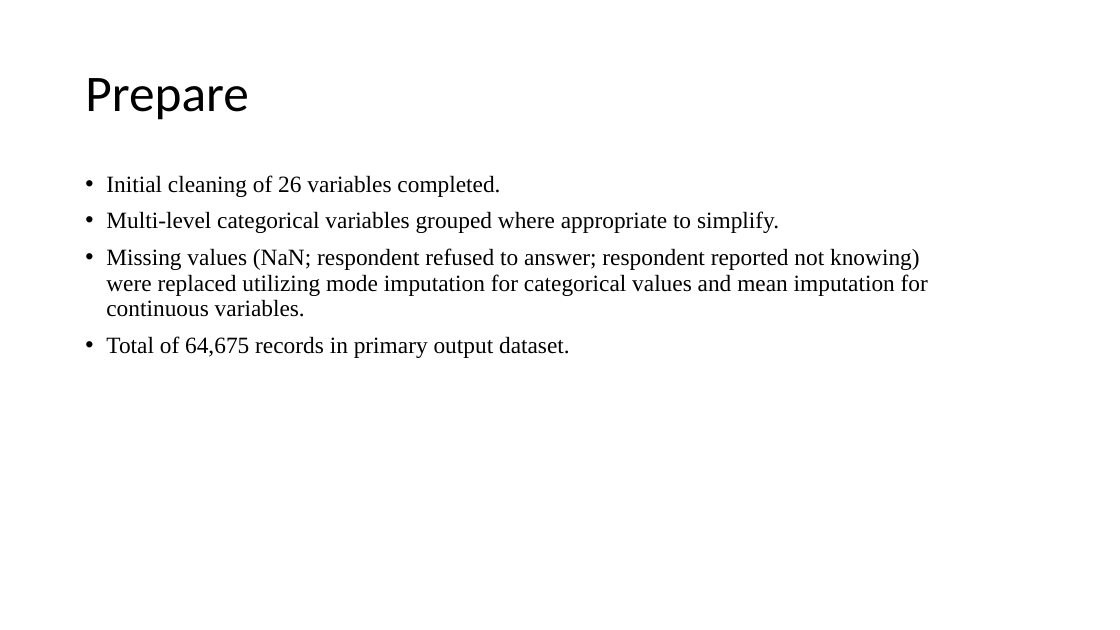
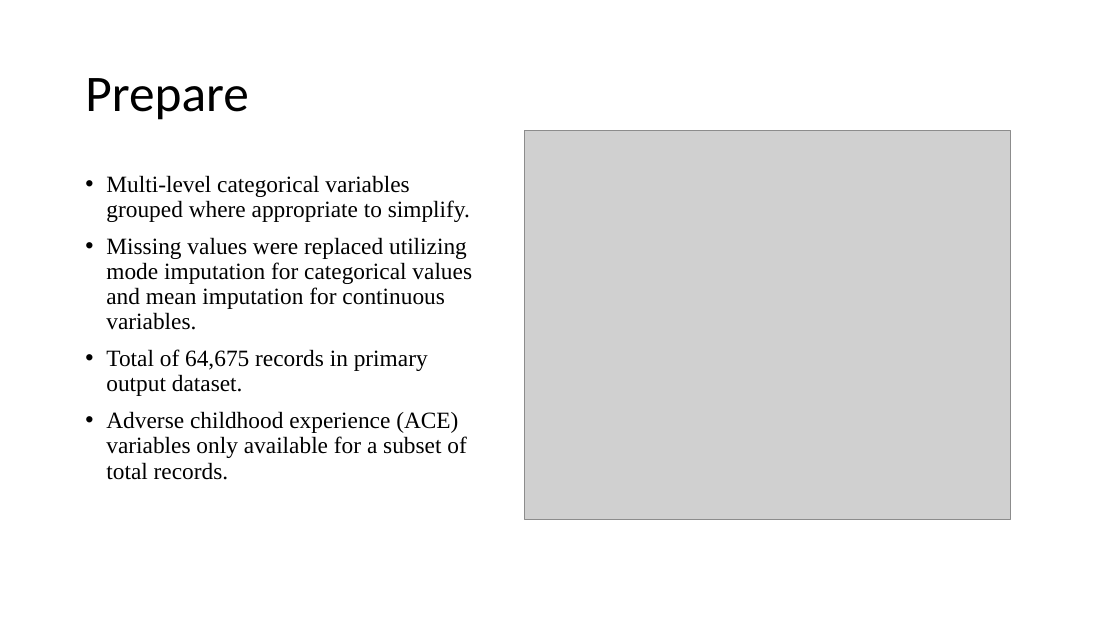
Before and after one commit to jfisher43/ana500, a slide deck: slide 6 of FisherJ_ANA500_Micro-Project_template.pptx (slide 5 before the commit). Drawn at 1120x630 pixels with LibreOffice and Linux fonts; fonts in the diff are those of the drawing; grey boxes stand for pictures. Boxes give left, top, right and bottom in pixels: in the first picture for what was removed or moved away, otherwise in the second. Text is boxed around its words. In the diff, an @@ line names an element or a change of style, - is before the commit and + after.

```diff
--- a/FisherJ_ANA500_Micro-Project_template.pptx
+++ b/FisherJ_ANA500_Micro-Project_template.pptx
@@ picture added at (524, 130, 1010, 519) @@
@@ text at (106, 175, 500, 197): paragraph removed @@
-• Initial cleaning of 26 variables completed.
@@ text at (106, 237, 472, 330): text changed @@
-• Missing values (NaN; respondent refused to answer; respondent reported not knowing) were replaced utilizing mode imputation for categorical values and mean imputation for continuous variables.
+• Missing values were replaced utilizing mode imputation for categorical values and mean imputation for continuous variables.
@@ text at (106, 411, 466, 480): paragraph added @@
+• Adverse childhood experience (ACE) variables only available for a subset of total records.
```
Also in this commit, not shown: 5 other slides changed, 4 slides added, 1 slide removed, 3 other files.
